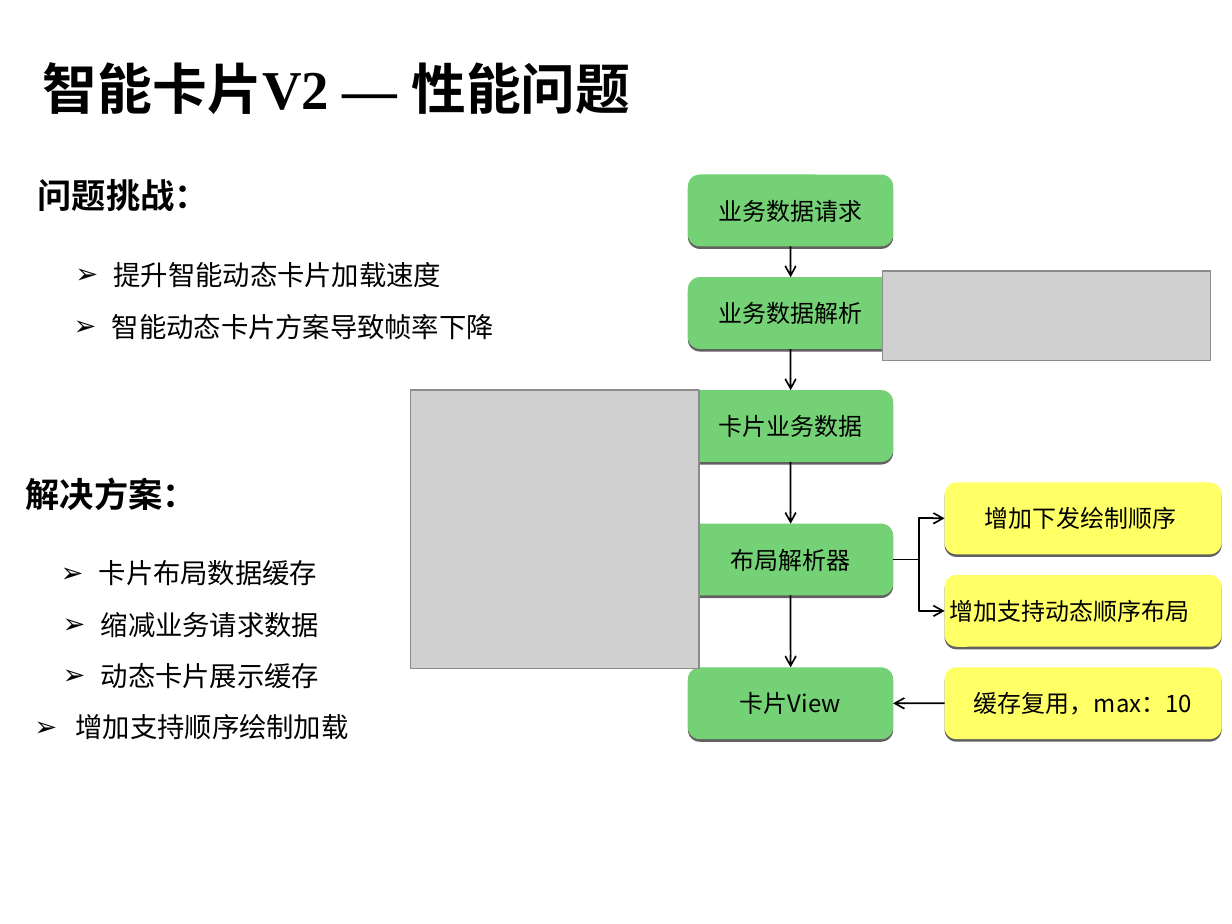
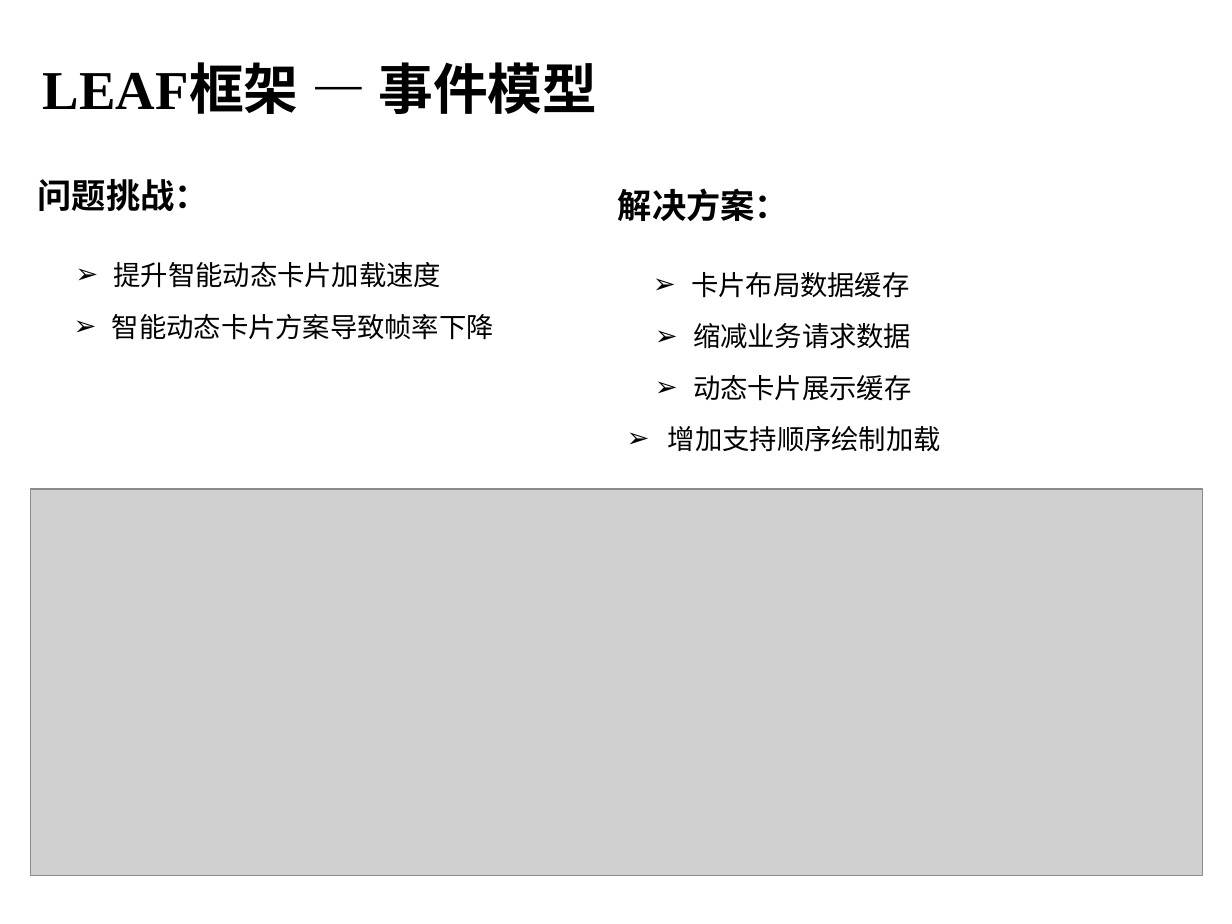
Before and after one commit to hamlingong/data, a slide deck: slide 12 of promote/龚海龙-v1.0.ppt. Drawn at 1232x924 pixels with LibreOffice and Linux fonts; fonts in the diff are those of the drawing; grey boxes stand for pictures; background and template pictures are left out. Boxes give left, top, right and bottom in pixels: in the first picture for what was removed or moved away, otherwise in the second. Text is boxed around its words. In the diff, an @@ line names an element or a change of style, - is before the commit and + after.

```diff
--- a/promote/龚海龙-v1.0.ppt
+++ b/promote/龚海龙-v1.0.ppt
@@ text at (x1=43, y1=62, x2=597, y2=114): text changed @@
-智能卡片V2 — 性能问题
+LEAF框架 — 事件模型
@@ text "卡片布局数据缓存" moved from (x1=99, y1=560, x2=317, y2=586) to (x1=691, y1=272, x2=909, y2=298) @@
@@ picture removed at (x1=883, y1=271, x2=1211, y2=361) @@
@@ 4 texts moved together from (x1=26, y1=477, x2=349, y2=740) to (x1=618, y1=188, x2=941, y2=452) @@
@@ group removed at (x1=687, y1=175, x2=893, y2=739): 5 rounded rectangles, 4 arrows @@
-布局解析器
-卡片View
-卡片业务数据
-业务数据请求
-业务数据解析
@@ picture resized from (x1=410, y1=391, x2=699, y2=669) to (x1=31, y1=489, x2=1202, y2=876) @@
@@ group removed at (x1=893, y1=483, x2=1222, y2=647): 2 rounded rectangles, 2 elbow arrows @@
-增加下发绘制顺序
-增加支持动态顺序布局
@@ rounded rectangle removed at (x1=945, y1=668, x2=1222, y2=739) @@
-缓存复用，max：10
@@ arrow removed from (945, 703) to (893, 703) @@
```
Also in this commit, not shown: 8 other slides changed, 3 slides added, 5 slides removed, 2 other files.
